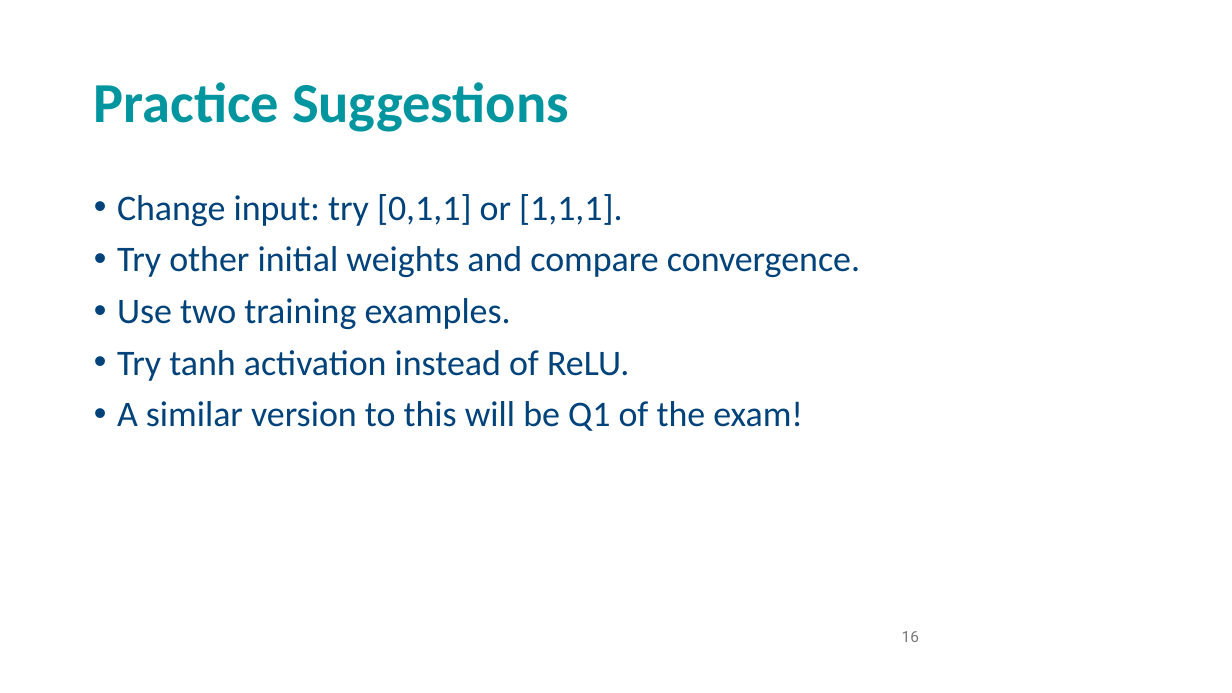
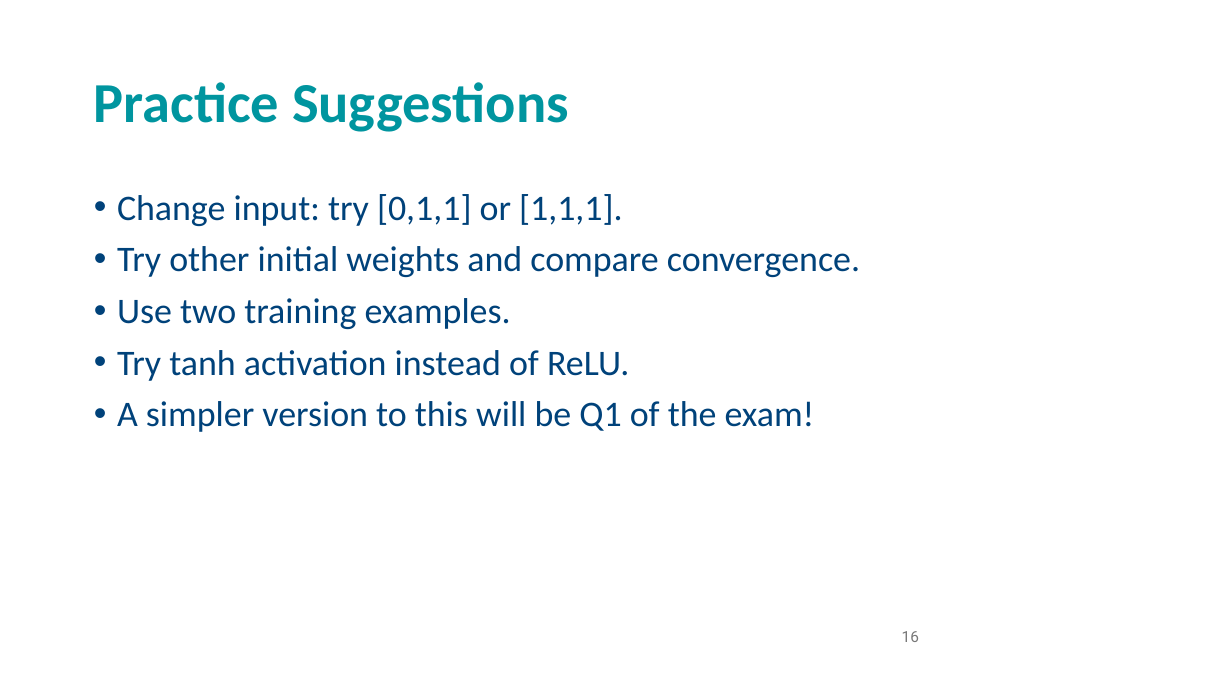
Before and after one commit to andrewcparnell/STAT41130, a slide deck: slide 16 of slides/day 2/D2C1_ANN.pptx. Drawn at 1232x693 pixels with LibreOffice and Linux fonts; fonts in the diff are those of the drawing; background and template pictures are left out. Boxes give left, top, right and bottom in pixels: in the first picture for what was removed or moved away, otherwise in the second. Text is boxed around its words. In the diff, an @@ line names an element or a change of style, - is before the commit and + after.

```diff
--- a/slides/day 2/D2C1_ANN.pptx
+++ b/slides/day 2/D2C1_ANN.pptx
@@ text at (117,401,815,432): text changed @@
-• A similar version to this will be Q1 of the exam!
+• A simpler version to this will be Q1 of the exam!
```
Also in this commit, not shown: 1 other slide changed, 1 other file.
